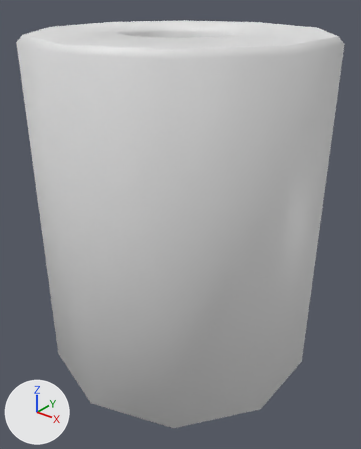
Renders of the FBX model Assets/Model/Modé définitive/Mobilier_Urbain/Poubelle.FBX from each side of a commit.
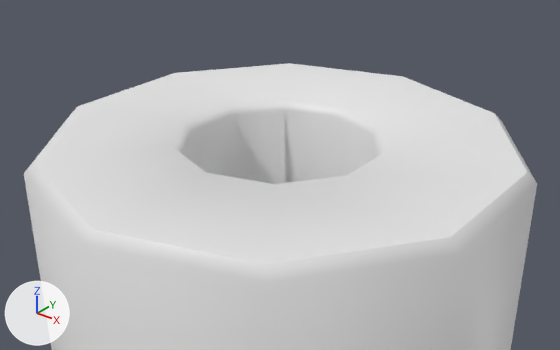
Each version appears first whole from a camera (50 mm lens) standing at (1.055, -1.32, 1.34) and looking at (0.019, -0.024, 0.537), and next in a close-up from a camera (50 mm lens) standing at (0.902, -1.13, 1.814) and looking at (-0.127, 0.156, 1.016). Lighting does not change. The marker at lower left points along +X, +Y and +Z. Materials are left out; every surface is plain grey. Where no turn or scale is listed for an object, it has been applied to the vertices.

The first close-up shows 'Poubelle'.
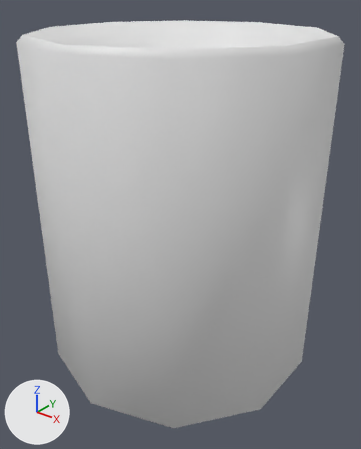
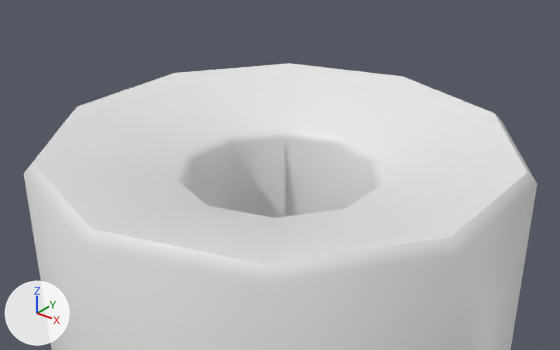
Where the newer file only moved an object's origin or applied its transform, the numbers keep the older frame.

Pixel boxes (x1, y1, x2, y2) of what changed, in the close-ups (560 x 350 px; the box of a moved part takes in the faces that stretch with it):
part 1 of me_mesh, moved or reshaped: (33, 63, 527, 264) in both

What the commit changed:
me_mesh has 76 vertices, 83 faces and spans x -0.476..0.476, y -0.5..0.5, z 0.0..1.2.
me_mesh is used by ob_poubelle; location (0.0, 0.0, 0.0).
me_mesh part 1: all 20 vertices in x -0.206..0.206, y -0.217..0.217, z 1.181..1.2 are moved by (0.0, 0.0, -0.068).
